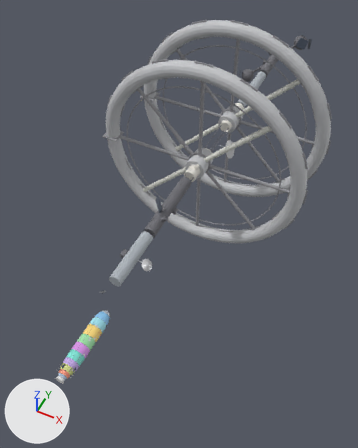
What one commit did to the Blender file blender/light-delay-blockout.blend.
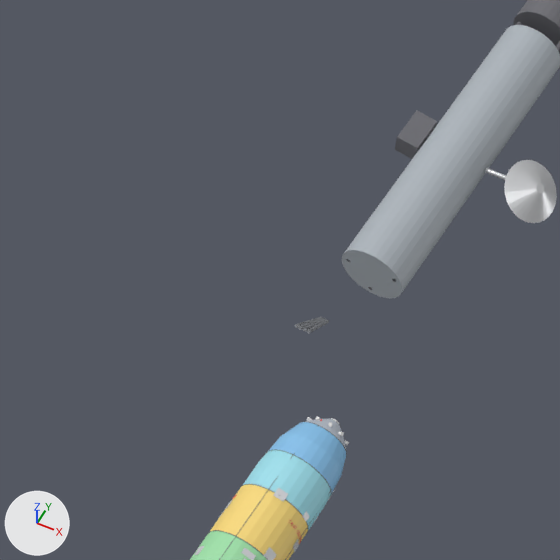
The first picture shows the older version from a 50 mm camera at (623.0, -574.0, 489.0) aimed at (395.0, -119.0, -80.0). The close-ups show the older and then the newer version on the part from 11% to 43% of the width and 51% to 76% of the height of that picture. Only the edits that show in the close-ups are written down. Every picture has the same lights, and +X, +Y and +Z are marked at lower left.

The first close-up shows 'Ardor_Hull', 'Prox_Collar_Dock', 'Prox_Collar_Industry', 'Prox_ContactDish_Dish', 'Prox_Mod_Ind_4' and 13 more.
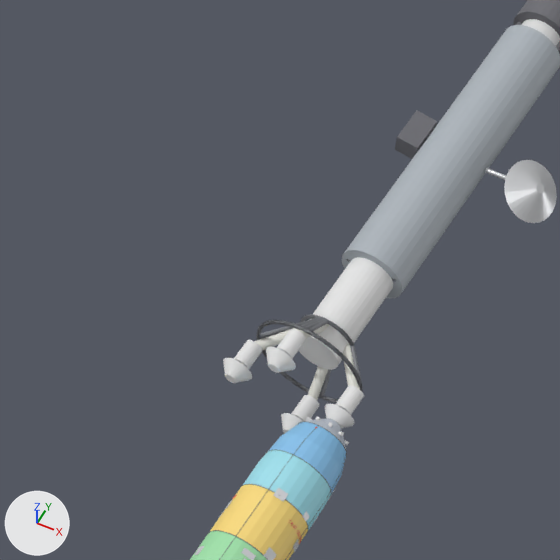
Not visible in the close-ups: 'Ardor_CommandVestibule_ElevatorThreshold'.

What differs and where, as boxes [x1, y1, x2, y2] in the close-ups (560 x 560 px):
'Proxima_Spine', shown: after [298, 19, 560, 370]
'Prox_DockGantry_1_OuterRing', shown: after [256, 320, 363, 403]
'Proxima_DockFunnel_2', shown: after [266, 347, 296, 373]
'Proxima_DockFunnel_3', shown: after [223, 358, 252, 383]
'Proxima_DockHead_2', shown: after [277, 329, 306, 359]
'Proxima_DockHead_1', shown: after [335, 385, 364, 415]
'Proxima_DockHead_3', shown: after [234, 340, 262, 369]
'Proxima_DockFunnel_1', shown: after [325, 404, 354, 428]
'Proxima_DockHead_4', shown: after [291, 395, 319, 422]
'Prox_TransferTube_4', shown: after [308, 366, 328, 400]
'Prox_TransferTube_3', shown: after [254, 328, 298, 350]
'Prox_TransferTube_1', shown: after [343, 344, 360, 389]
'Proxima_DockFunnel_4', shown: after [281, 413, 303, 434]
'Prox_DockGantry_1_InnerRing', shown: after [300, 314, 355, 347]
'Prox_DockGantry_3_Strut_1', shown: after [260, 322, 300, 337]
'Prox_DockGantry_1_Strut_4', shown: after [350, 346, 360, 376]
'Prox_TransferTube_2', shown (mostly hidden): after [298, 324, 329, 338]
'Prox_DockGantry_3_Strut_2', shown (mostly hidden): after [261, 329, 289, 339]

The change, as a diff of the scene's bpy script:
```diff
--- a/blender/light-delay-blockout.blend.py
+++ b/blender/light-delay-blockout.blend.py
@@ ob_proxima_spine @@
 ob_proxima_spine.rotation_euler = (1.571, 0.0, 0.0)  # degrees (90, 0, 0)
-ob_proxima_spine.hide_set(True)
@@ ob_proxima_dockhead_1 @@
 ob_proxima_dockhead_1.rotation_euler = (1.571, 0.0, 0.0)  # degrees (90, 0, 0)
-ob_proxima_dockhead_1.hide_set(True)
@@ ob_proxima_dockfunnel_1 @@
 ob_proxima_dockfunnel_1.rotation_euler = (1.571, 0.0, 0.0)  # degrees (90, 0, 0)
-ob_proxima_dockfunnel_1.hide_set(True)
@@ ob_proxima_dockhead_2 @@
 ob_proxima_dockhead_2.rotation_euler = (1.571, 0.0, 0.0)  # degrees (90, 0, 0)
-ob_proxima_dockhead_2.hide_set(True)
@@ ob_proxima_dockcollar_2 @@
 ob_proxima_dockcollar_2.rotation_euler = (1.571, 0.0, 0.0)  # degrees (90, 0, 0)
-ob_proxima_dockcollar_2.hide_set(True)
@@ ob_proxima_dockfunnel_2 @@
 ob_proxima_dockfunnel_2.rotation_euler = (1.571, 0.0, 0.0)  # degrees (90, 0, 0)
-ob_proxima_dockfunnel_2.hide_set(True)
@@ ob_proxima_dockhead_3 @@
 ob_proxima_dockhead_3.rotation_euler = (1.571, 0.0, 0.0)  # degrees (90, 0, 0)
-ob_proxima_dockhead_3.hide_set(True)
@@ ob_proxima_dockcollar_3 @@
 ob_proxima_dockcollar_3.rotation_euler = (1.571, 0.0, 0.0)  # degrees (90, 0, 0)
-ob_proxima_dockcollar_3.hide_set(True)
@@ ob_proxima_dockfunnel_3 @@
 ob_proxima_dockfunnel_3.rotation_euler = (1.571, 0.0, 0.0)  # degrees (90, 0, 0)
-ob_proxima_dockfunnel_3.hide_set(True)
@@ ob_proxima_dockhead_4 @@
 ob_proxima_dockhead_4.rotation_euler = (1.571, 0.0, 0.0)  # degrees (90, 0, 0)
-ob_proxima_dockhead_4.hide_set(True)
@@ ob_proxima_dockcollar_4 @@
 ob_proxima_dockcollar_4.rotation_euler = (1.571, 0.0, 0.0)  # degrees (90, 0, 0)
-ob_proxima_dockcollar_4.hide_set(True)
@@ ob_proxima_dockfunnel_4 @@
 ob_proxima_dockfunnel_4.rotation_euler = (1.571, 0.0, 0.0)  # degrees (90, 0, 0)
-ob_proxima_dockfunnel_4.hide_set(True)
@@ ob_prox_dockgantry_1_innerring @@
 ob_prox_dockgantry_1_innerring.rotation_euler = (1.571, 0.0, 0.0)  # degrees (90, 0, 0)
-ob_prox_dockgantry_1_innerring.hide_set(True)
@@ ob_prox_dockgantry_1_outerring @@
 ob_prox_dockgantry_1_outerring.rotation_euler = (1.571, 0.0, 0.0)  # degrees (90, 0, 0)
-ob_prox_dockgantry_1_outerring.hide_set(True)
@@ ob_prox_dockgantry_1_strut_4 @@
 ob_prox_dockgantry_1_strut_4.rotation_euler = (1.465, 0.712, 0.646)  # degrees (84, 41, 37)
-ob_prox_dockgantry_1_strut_4.hide_set(True)
@@ ob_prox_transfertube_1 @@
 ob_prox_transfertube_1 = bpy.data.objects.new('Prox_TransferTube_1', me_cylinder_090)
-ob_prox_transfertube_1.location = (410.0, -324.8, 0.0)
-ob_prox_transfertube_1.rotation_euler = (1.571, 0.369, 0.369)  # degrees (90, 21, 21)
-ob_prox_transfertube_1.hide_set(True)
+ob_prox_transfertube_1.location = (410.0, -325.7, 0.0)
+ob_prox_transfertube_1.rotation_euler = (1.571, 0.369, 0.701)  # degrees (90, 21, 40)
+ob_prox_transfertube_1.scale = (1.0, 1.0, 0.816)
@@ ob_prox_transfertube_2 @@
 ob_prox_transfertube_2 = bpy.data.objects.new('Prox_TransferTube_2', me_cylinder_097)
-ob_prox_transfertube_2.location = (400.0, -324.8, 10.0)
-ob_prox_transfertube_2.rotation_euler = (1.201, 0.0, 0.0)  # degrees (69, 0, 0)
-ob_prox_transfertube_2.hide_set(True)
+ob_prox_transfertube_2.location = (400.0, -325.7, 10.0)
+ob_prox_transfertube_2.rotation_euler = (0.87, 0.0, 0.0)  # degrees (50, 0, 0)
+ob_prox_transfertube_2.scale = (1.0, 1.0, 0.816)
@@ ob_prox_dockgantry_3_strut_1 @@
 ob_prox_dockgantry_3_strut_1.rotation_euler = (1.465, -0.712, -0.646)  # degrees (84, -41, -37)
-ob_prox_dockgantry_3_strut_1.hide_set(True)
@@ ob_prox_dockgantry_3_strut_2 @@
 ob_prox_dockgantry_3_strut_2.rotation_euler = (1.536, -0.718, -0.695)  # degrees (88, -41, -40)
-ob_prox_dockgantry_3_strut_2.hide_set(True)
@@ ob_prox_transfertube_3 @@
 ob_prox_transfertube_3 = bpy.data.objects.new('Prox_TransferTube_3', me_cylinder_104)
-ob_prox_transfertube_3.location = (390.0, -324.8, 0.0)
-ob_prox_transfertube_3.rotation_euler = (1.571, -0.369, -0.369)  # degrees (90, -21, -21)
-ob_prox_transfertube_3.hide_set(True)
+ob_prox_transfertube_3.location = (390.0, -325.7, 0.0)
+ob_prox_transfertube_3.rotation_euler = (1.571, -0.369, -0.701)  # degrees (90, -21, -40)
+ob_prox_transfertube_3.scale = (1.0, 1.0, 0.816)
@@ ob_prox_dockgantry_4_strut_1 @@
 ob_prox_dockgantry_4_strut_1.rotation_euler = (2.286, -0.0803, -0.176)  # degrees (131, -4.6, -10)
-ob_prox_dockgantry_4_strut_1.hide_set(True)
@@ ob_prox_transfertube_4 @@
 ob_prox_transfertube_4 = bpy.data.objects.new('Prox_TransferTube_4', me_cylinder_111)
-ob_prox_transfertube_4.location = (400.0, -324.8, -10.0)
-ob_prox_transfertube_4.rotation_euler = (1.94, 0.0, 0.0)  # degrees (111, 0, 0)
-ob_prox_transfertube_4.hide_set(True)
+ob_prox_transfertube_4.location = (400.0, -325.7, -10.0)
+ob_prox_transfertube_4.rotation_euler = (2.272, 0.0, 0.0)  # degrees (130, 0, 0)
+ob_prox_transfertube_4.scale = (1.0, 1.0, 0.816)
@@ ob_ardor_commandvestibule_elevatorthreshold @@
+ob_ardor_commandvestibule_elevatorthreshold = bpy.data.objects.new('Ardor_CommandVestibule_ElevatorThreshold', me_cylinder_189)  # a 32-sided cylinder along z spanning x -1.15..1.15, y -1.15..1.15, z -0.04..0.04; in mat_mat_vestibule_hatch (grey #aaacb3)
+ob_ardor_commandvestibule_elevatorthreshold.parent = ob_ardor_root
+ob_ardor_commandvestibule_elevatorthreshold.location = (414.0, -342.5, 3.6)
+ob_ardor_commandvestibule_elevatorthreshold.rotation_euler = (1.571, 0.0, 0.0)  # degrees (90, 0, 0)
```
